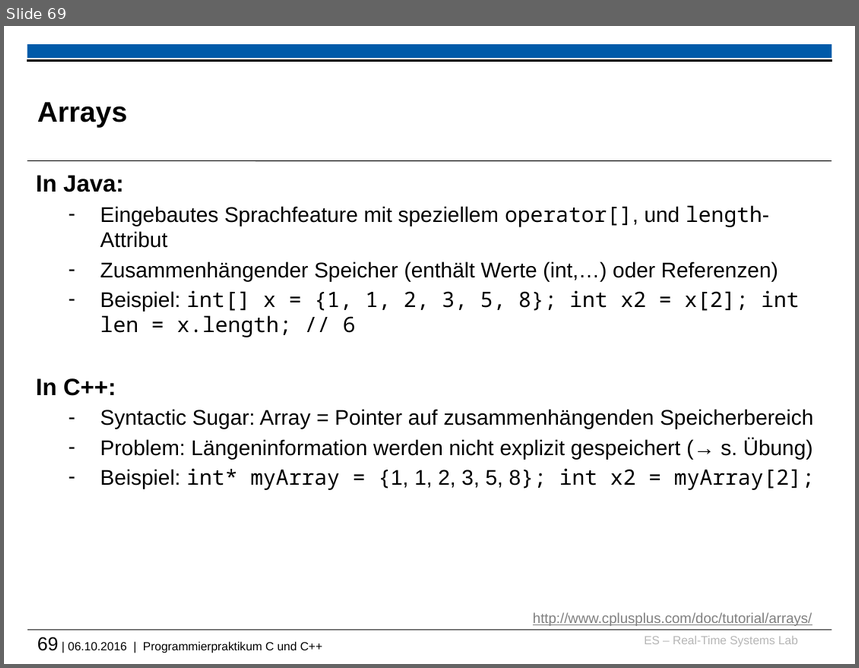
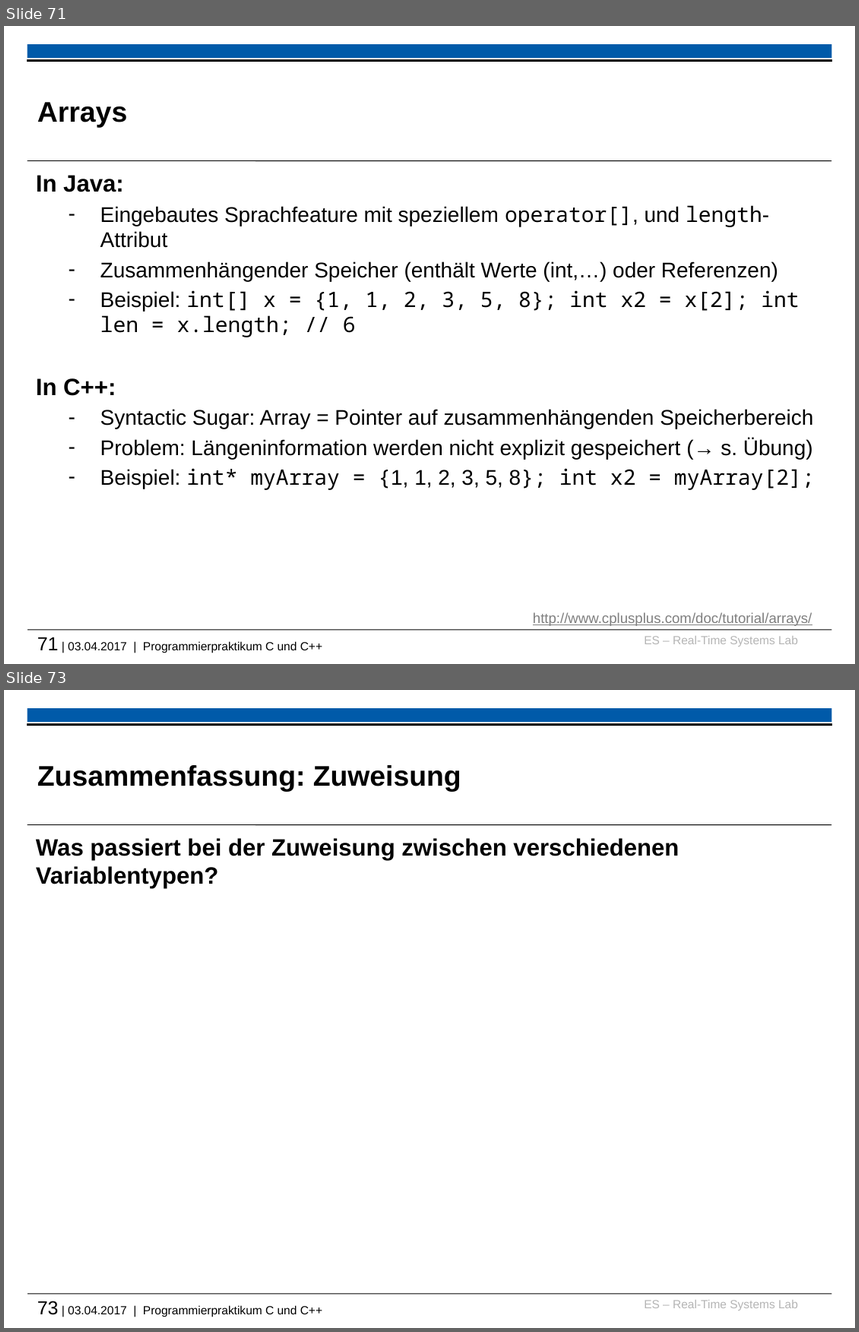
Before and after one commit to h82k/tud-cppp, a slide deck: cppp_lecture.pptx. Shown one above the other, each under a label of ours: slide 69 before the commit, slides 71 and 73 after it; the slides between them are not shown. The pictures are 859x668 and 859x1332 pixels, drawn with LibreOffice and Linux fonts; fonts in the diff are those of the drawing; background and template pictures are left out. Boxes give left, top, right and bottom in pixels: in the first picture for what was removed or moved away, otherwise in the second. Text is boxed around its words. In the diff, an @@ line names an element or a change of style, - is before the commit and + after.

```diff
--- a/cppp_lecture.pptx
+++ b/cppp_lecture.pptx
@@ slide 73 added at [4, 690, 855, 1328], background #FFFFFF; not listed: 6 template elements that a slide beside it also shows @@
@@ title added at [37, 765, 462, 791], 24 pt, text #000000, bold @@
+Zusammenfassung: Zuweisung
@@ text added at [36, 838, 679, 889], 20 pt, text #000000, bold @@
+Was passiert bei der Zuweisung zwischen verschiedenen Variablentypen?
@@ what was slide 69 is now slide 71 @@
@@ text at [37, 638, 322, 653]: text changed @@
-69 | 06.10.2016 | Programmierpraktikum C und C++
+71 | 03.04.2017 | Programmierpraktikum C und C++
```
Also in this commit, not shown: 7 slides changed, 3 other slides added, 1 slide removed.
